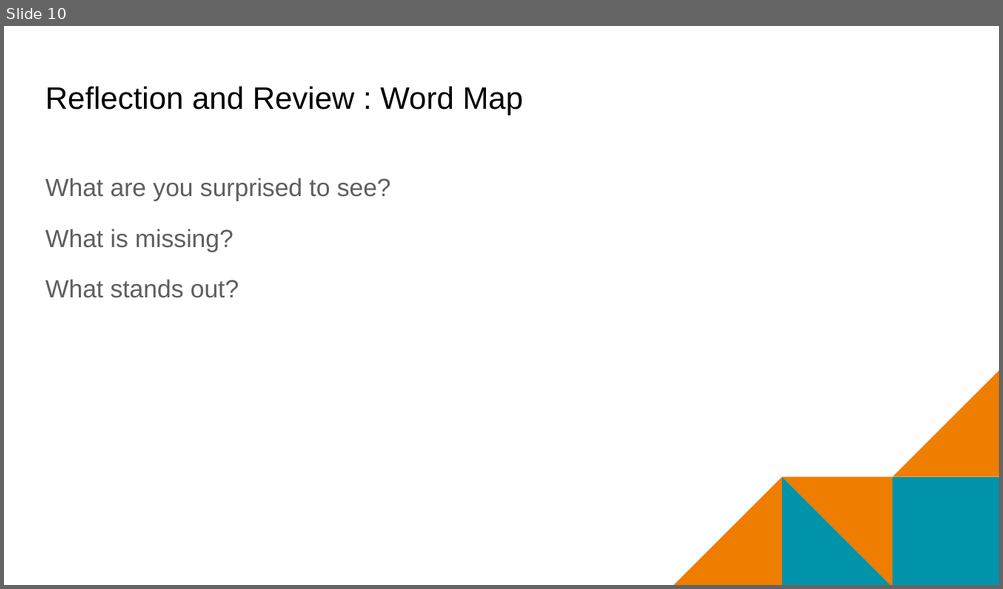
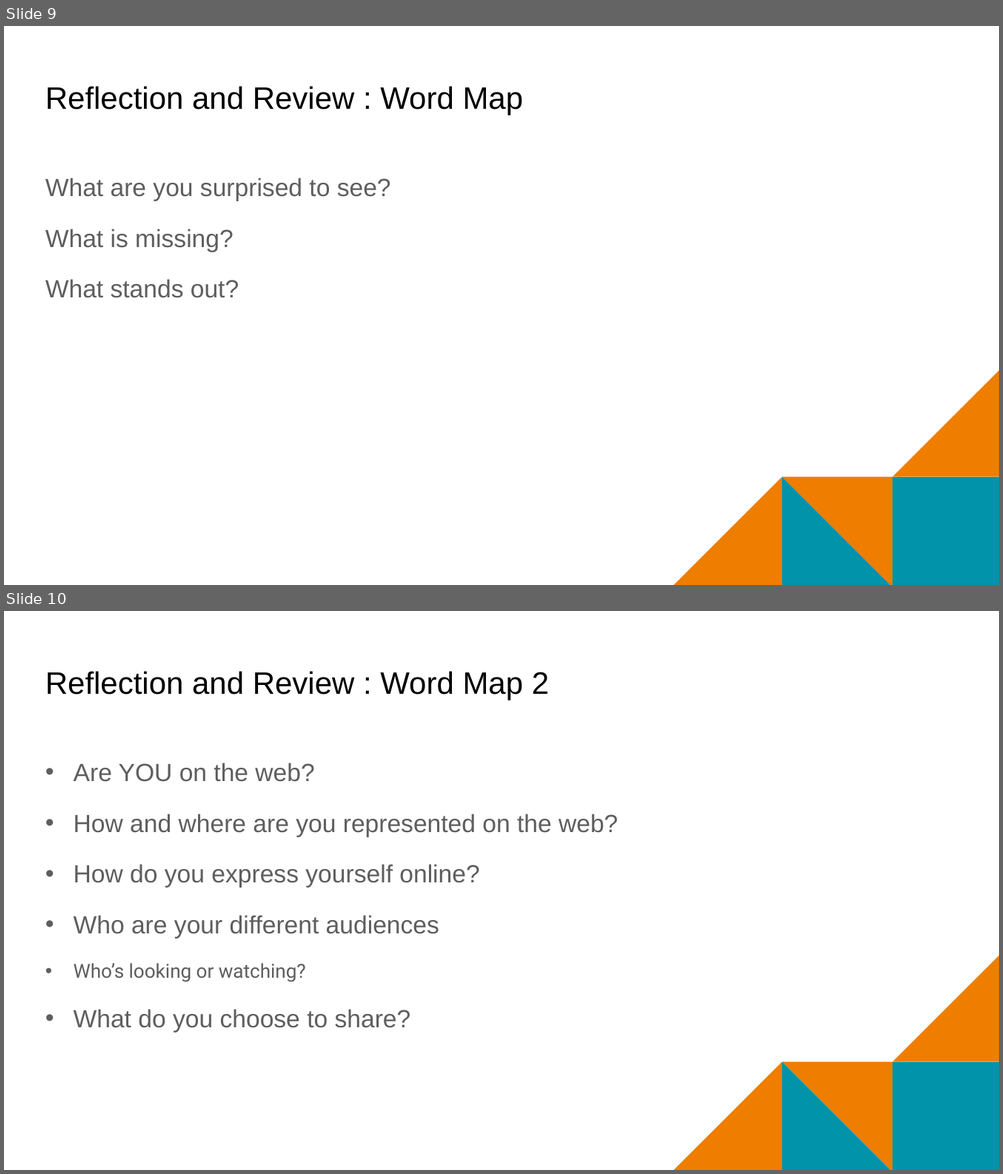
Before and after one commit to mr-eggleton/web-lit-core, a slide deck: final ppt/01-web-and-you.pptx. Shown one above the other, each under a label of ours: slide 10 before the commit, slides 9 and 10 after it. The pictures are 1003x589 and 1003x1174 pixels, drawn with LibreOffice and Linux fonts; fonts in the diff are those of the drawing; background and template pictures are left out. Boxes give left, top, right and bottom in pixels: in the first picture for what was removed or moved away, otherwise in the second. Text is boxed around its words. In the diff, an @@ line names an element or a change of style, - is before the commit and + after.

```diff
--- a/final ppt/01-web-and-you.pptx
+++ b/final ppt/01-web-and-you.pptx
@@ slide 10 added at [4,611,999,1170], background #FFFFFF; not listed: 5 template elements that a slide beside it also shows @@
@@ title added at [45,671,549,700], 30 pt, text #000000 @@
+Reflection and Review : Word Map 2
@@ text added at [74,763,617,1033], 24 pt, text #5E5E5E @@
+• Are YOU on the web?
+• How and where are you represented on the web?
+• How do you express yourself online?
+• Who are your different audiences
+  • Who’s looking or watching?
+• What do you choose to share?
@@ what was slide 10 is now slide 9 @@
```
Also in this commit, not shown: 5 slides changed, 1 other slide added, 1 slide removed.
